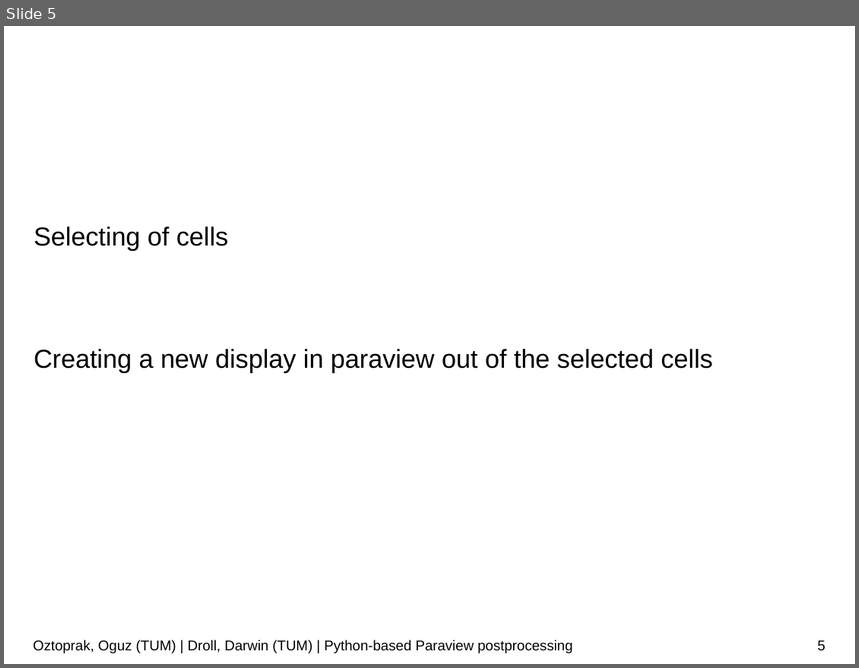
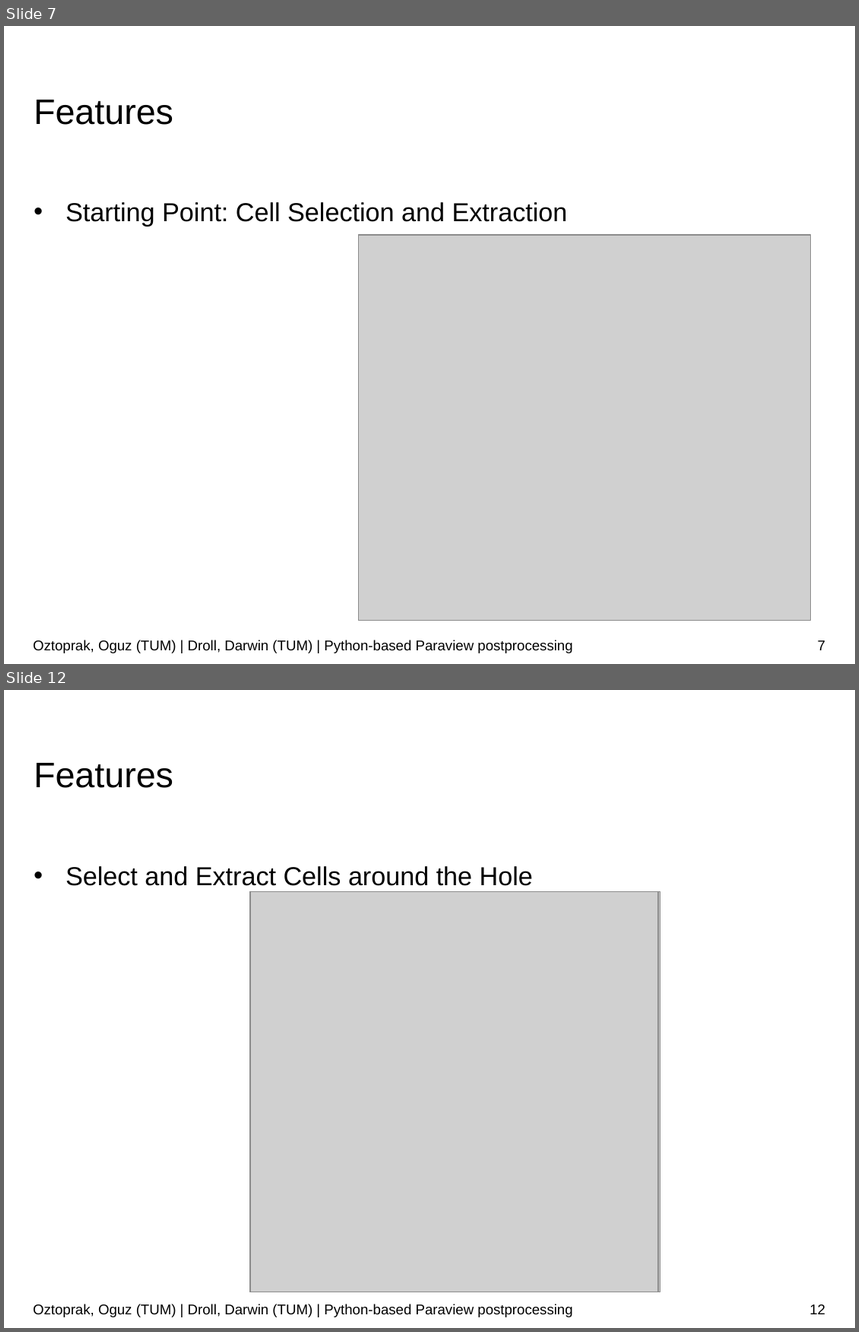
Before and after one commit to JusticeBoi/Paraview-PostProcessing-SoftwareLab, a slide deck: Paraview-postprocessor.pptx. Shown one above the other, each under a label of ours: slide 5 before the commit, slides 7 and 12 after it; the slides between them are not shown. The pictures are 859x668 and 859x1332 pixels, drawn with LibreOffice and Linux fonts; fonts in the diff are those of the drawing; grey boxes stand for pictures; background and template pictures are left out. Boxes give left, top, right and bottom in pixels: in the first picture for what was removed or moved away, otherwise in the second. Text is boxed around its words. In the diff, an @@ line names an element or a change of style, - is before the commit and + after.

```diff
--- a/Paraview-postprocessor.pptx
+++ b/Paraview-postprocessor.pptx
@@ slide 12 added at (4, 690, 855, 1328), background #FFFFFF @@
@@ text added at (34, 763, 173, 788), 30 pt, text #000000 @@
+Features
@@ text added at (66, 866, 533, 886), 22 pt, text #000000 @@
+• Select and Extract Cells around the Hole
@@ picture added at (250, 891, 661, 1293) @@
@@ picture added at (250, 891, 658, 1293) @@
@@ text added at (33, 1304, 572, 1318), 12 pt, text #000000 @@
+Oztoprak, Oguz (TUM) | Droll, Darwin (TUM) | Python-based Paraview postprocessing
@@ page number added at (810, 1305, 826, 1315), 12 pt, text #000000 @@
+12
@@ what was slide 5 is now slide 7 @@
@@ slide 7 changed as well @@
@@ text "Features" at (34, 100, 173, 125): line spacing 4pt to 11.3pt @@
@@ text at (66, 202, 568, 226): text changed @@
-Selecting of cells
-Creating a new display in paraview out of the selected cells
+• Starting Point: Cell Selection and Extraction
@@ picture added at (358, 234, 810, 620) @@
@@ page number at (818, 641, 826, 651): text changed @@
-5
+7
```
Also in this commit, not shown: 8 other slides changed, 6 other slides added.
